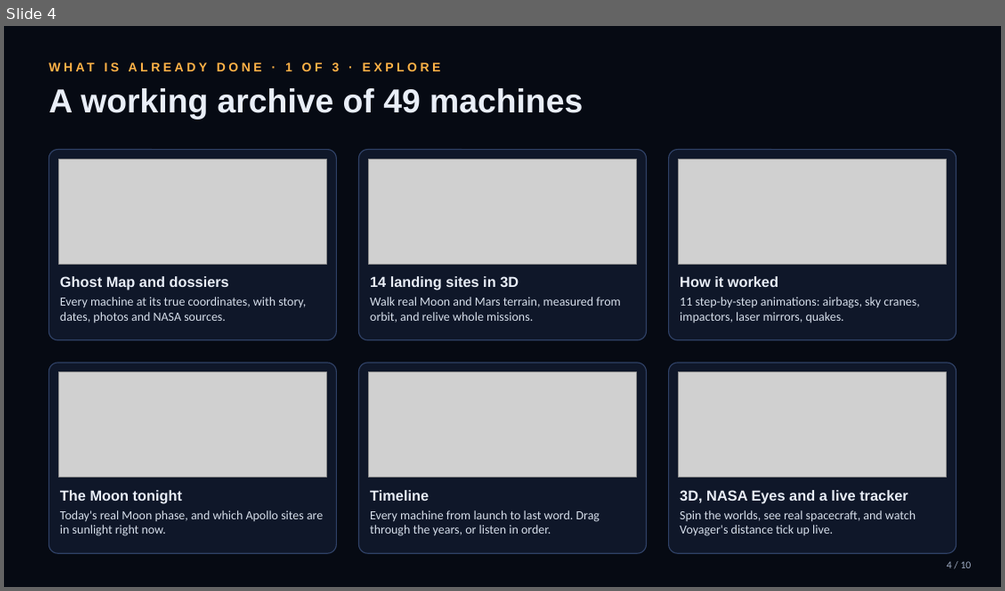
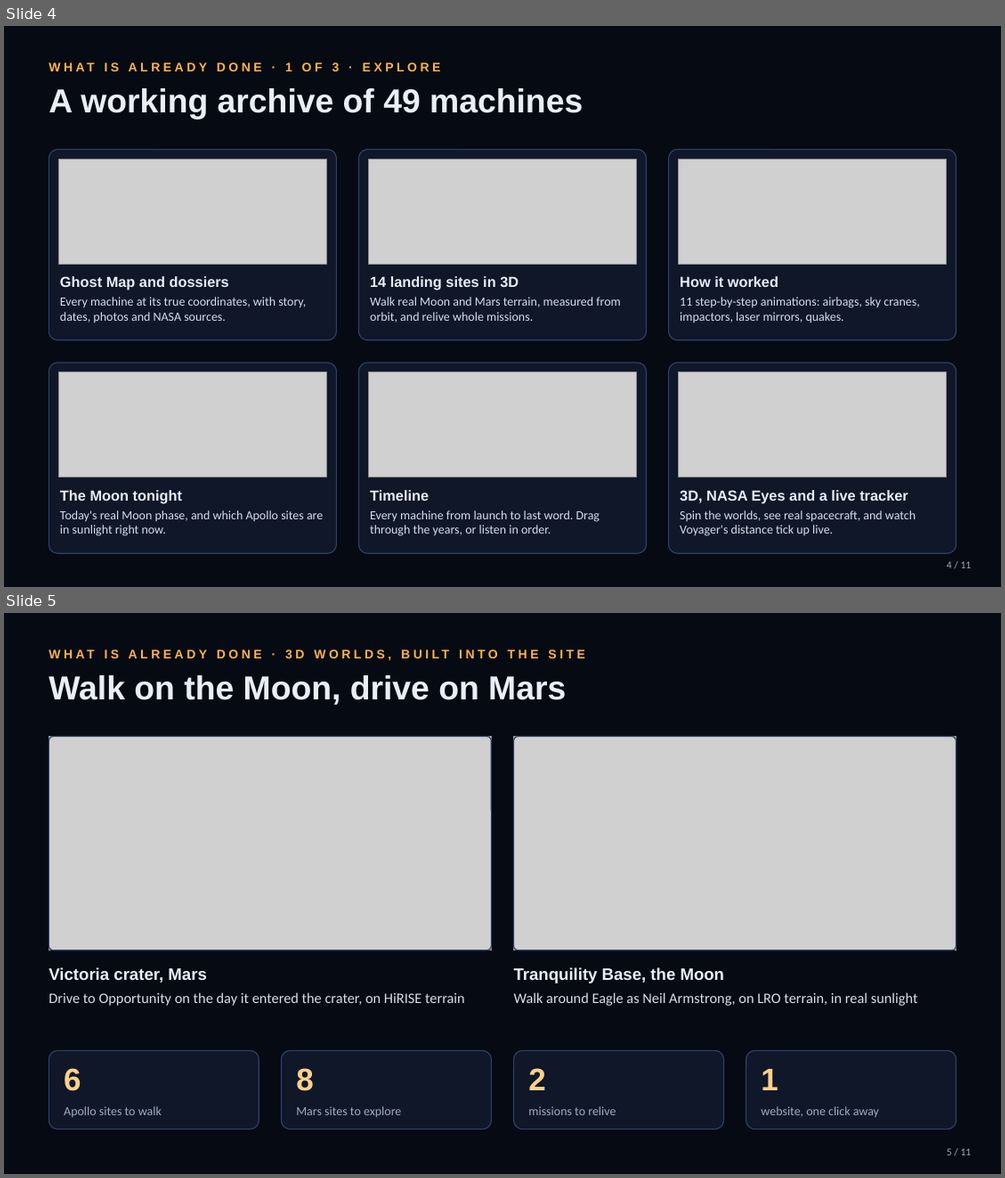
Before and after one commit to Agneay-Community-Hub/Invictus, a slide deck: docs/pitch-deck.pptx. Shown one above the other, each under a label of ours: slide 4 before the commit, slides 4 and 5 after it. The pictures are 1005x591 and 1005x1178 pixels, drawn with LibreOffice and Linux fonts; fonts in the diff are those of the drawing; grey boxes stand for pictures; background and template pictures are left out. Boxes give left, top, right and bottom in pixels: in the first picture for what was removed or moved away, otherwise in the second. Text is boxed around its words. In the diff, an @@ line names an element or a change of style, - is before the commit and + after.

```diff
--- a/docs/pitch-deck.pptx
+++ b/docs/pitch-deck.pptx
@@ slide 5 added at <box>4,613,1001,1174</box>, background #060A13 @@
@@ text added at <box>48,643,956,666</box>, 12 pt, text #FFB347, bold @@
+WHAT IS ALREADY DONE · 3D WORLDS, BUILT INTO THE SITE
@@ text added at <box>48,675,566,705</box>, 32 pt, text #E9EEF7, bold @@
+Walk on the Moon, drive on Mars
@@ picture added at <box>48,737,492,950</box> @@
@@ rounded rectangle added at <box>48,737,492,950</box>, outline #2F4166 1 pt @@
@@ picture added at <box>514,737,956,950</box> @@
@@ rounded rectangle added at <box>514,737,956,950</box>, outline #2F4166 1 pt @@
@@ text added at <box>48,967,206,982</box>, 16 pt, text #E9EEF7, bold @@
+Victoria crater, Mars
@@ text added at <box>514,967,725,983</box>, 16 pt, text #E9EEF7, bold @@
+Tranquility Base, the Moon
@@ text added at <box>48,992,465,1005</box>, 14 pt, text #D6DEEA @@
+Drive to Opportunity on the day it entered the crater, on HiRISE terrain
@@ text added at <box>514,992,918,1005</box>, 14 pt, text #D6DEEA @@
+Walk around Eagle as Neil Armstrong, on LRO terrain, in real sunlight
@@ rounded rectangle added at <box>48,1051,259,1129</box>, fill #0F1729, outline #2F4166 1 pt @@
@@ rounded rectangle added at <box>282,1051,492,1129</box>, fill #0F1729, outline #2F4166 1 pt @@
@@ rounded rectangle added at <box>514,1051,724,1129</box>, fill #0F1729, outline #2F4166 1 pt @@
@@ rounded rectangle added at <box>745,1051,956,1129</box>, fill #0F1729, outline #2F4166 1 pt @@
@@ text added at <box>64,1068,81,1091</box>, 30 pt, text #FFD08A, bold @@
+6
@@ text added at <box>296,1068,313,1091</box>, 30 pt, text #FFD08A, bold @@
+8
@@ text added at <box>528,1068,545,1090</box>, 30 pt, text #FFD08A, bold @@
+2
@@ text added at <box>760,1069,777,1090</box>, 30 pt, text #FFD08A, bold @@
+1
@@ text added at <box>64,1106,162,1117</box>, 12 pt, text #9EABC2 @@
+Apollo sites to walk
@@ text added at <box>296,1106,401,1117</box>, 12 pt, text #9EABC2 @@
+Mars sites to explore
@@ text added at <box>528,1106,615,1115</box>, 12 pt, text #9EABC2 @@
+missions to relive
@@ text added at <box>760,1106,879,1117</box>, 12 pt, text #9EABC2 @@
+website, one click away
@@ text added at <box>947,1148,971,1155</box>, 10 pt, text #9EABC2 @@
+5 / 11
@@ slide 4 changed as well @@
@@ text at <box>947,561,971,568</box>: text changed @@
-4 / 10
+4 / 11
```
Also in this commit, not shown: 9 other slides changed, 5 other files.
